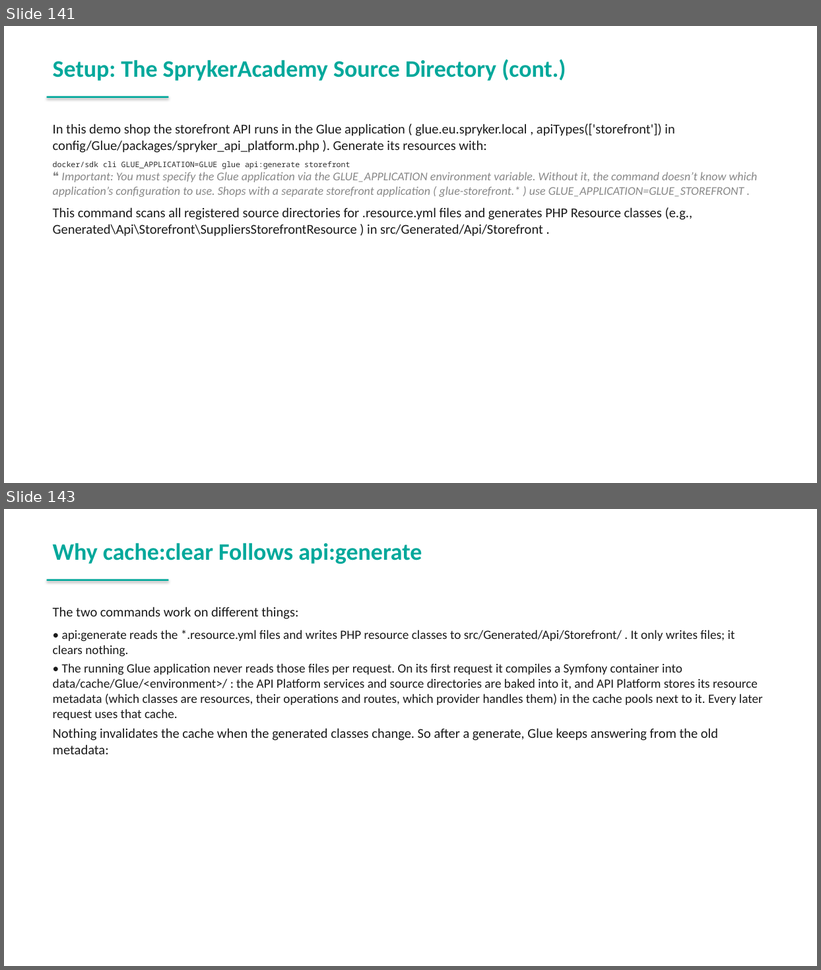
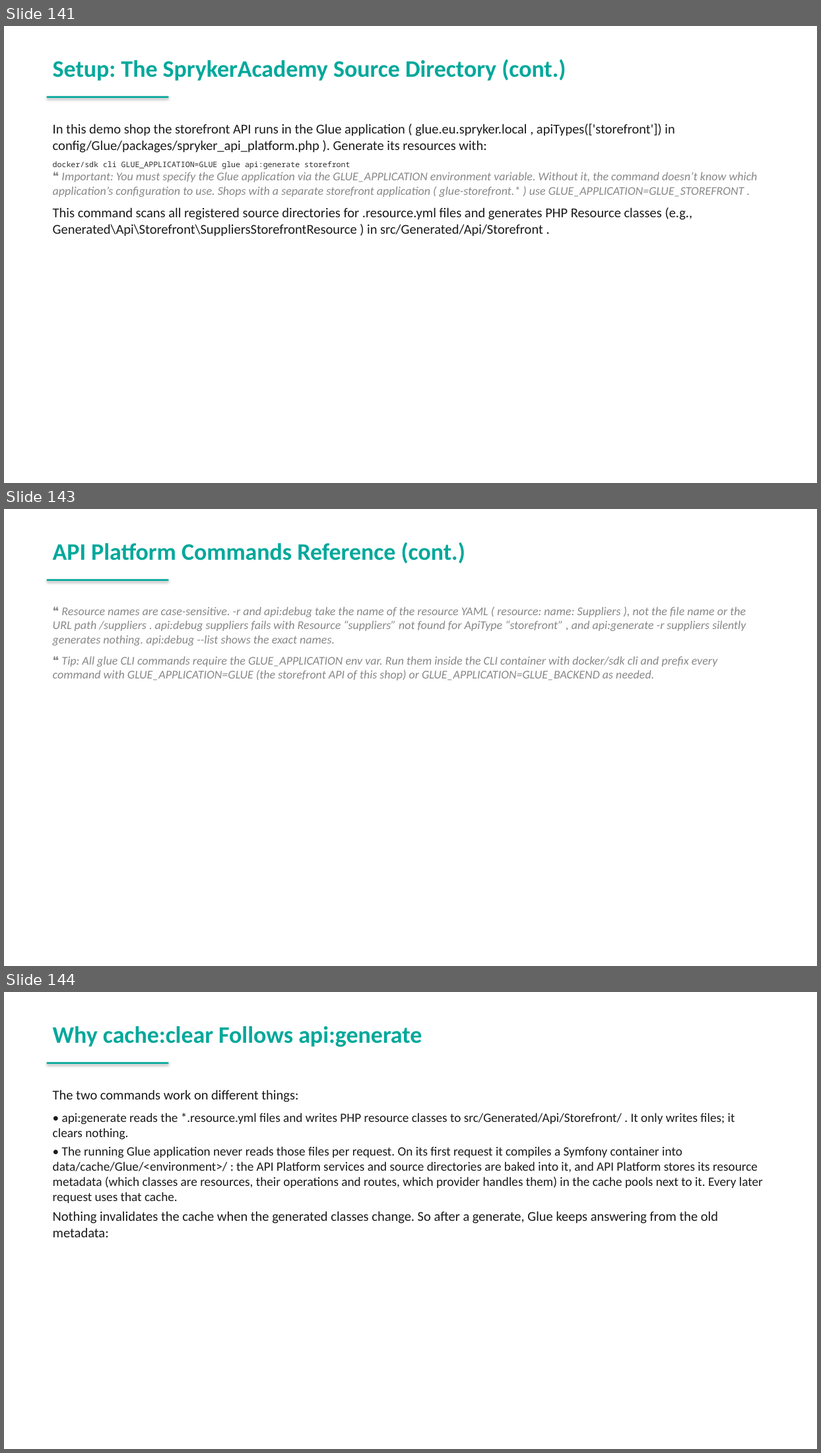
Before and after one commit to spryker-academy/instructor-exercises, a slide deck: guides-pptx/spryker-academy-professional.pptx. Shown one above the other, each under a label of ours: slides 141 and 143 before the commit, slides 141, 143 and 144 after it; the slides between them are not shown. The pictures are 821x970 and 821x1453 pixels, drawn with LibreOffice and Linux fonts; fonts in the diff are those of the drawing. Boxes give left, top, right and bottom in pixels: in the first picture for what was removed or moved away, otherwise in the second. Text is boxed around its words. In the diff, an @@ line names an element or a change of style, - is before the commit and + after.

```diff
--- a/guides-pptx/spryker-academy-professional.pptx
+++ b/guides-pptx/spryker-academy-professional.pptx
@@ slide 143 added at (4,509,817,966), background #FFFFFF @@
@@ text added at (53,542,465,564), 28 pt, text #00A89B, bold @@
+API Platform Commands Reference (cont.)
@@ rectangle added at (47,579,169,581), fill #00A89B @@
@@ text added at (53,607,746,681), 14 pt, text #888888, italic @@
+❝ Resource names are case-sensitive. -r and api:debug take the name of the resource YAML ( resource: name: Suppliers ), not the file name or the URL path /suppliers . api:debug suppliers fails with Resource “suppliers” not found for ApiType “storefront” , and api:generate -r suppliers silently generates nothing. api:debug --list shows the exact names.
+❝ Tip: All glue CLI commands require the GLUE_APPLICATION env var. Run them inside the CLI container with docker/sdk cli and prefix every command with GLUE_APPLICATION=GLUE (the storefront API of this shop) or GLUE_APPLICATION=GLUE_BACKEND as needed.
@@ what was slide 143 is now slide 144 @@
```
Also in this commit, not shown: 1 slide changed, 4 other files.
